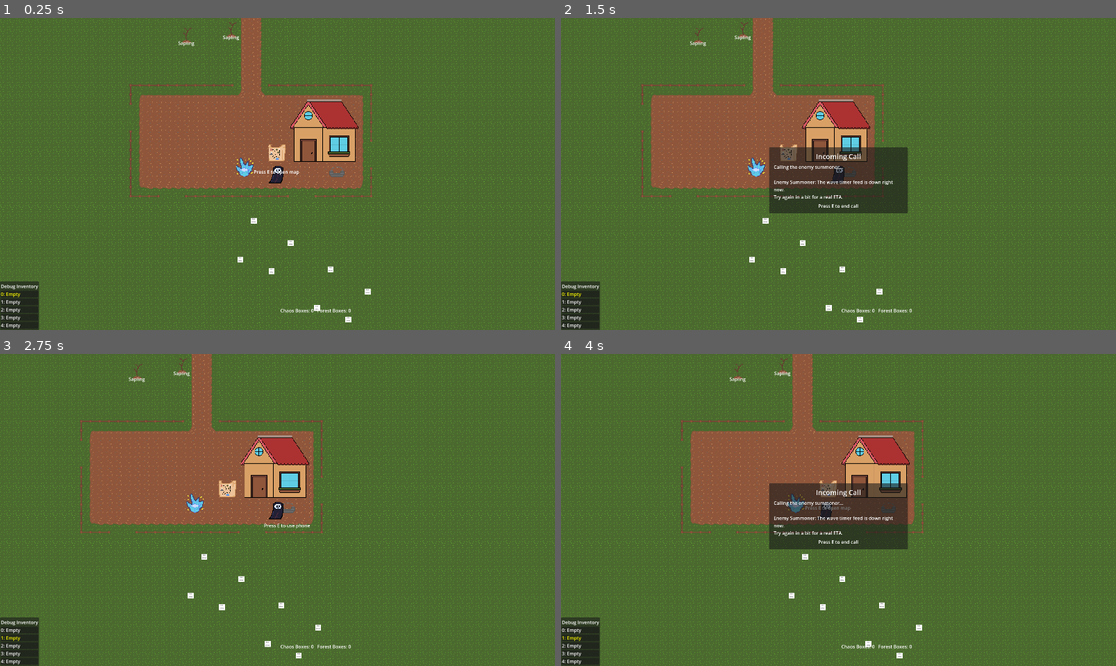
Above: before the commit, frames 1-4 (two rows, left to right).
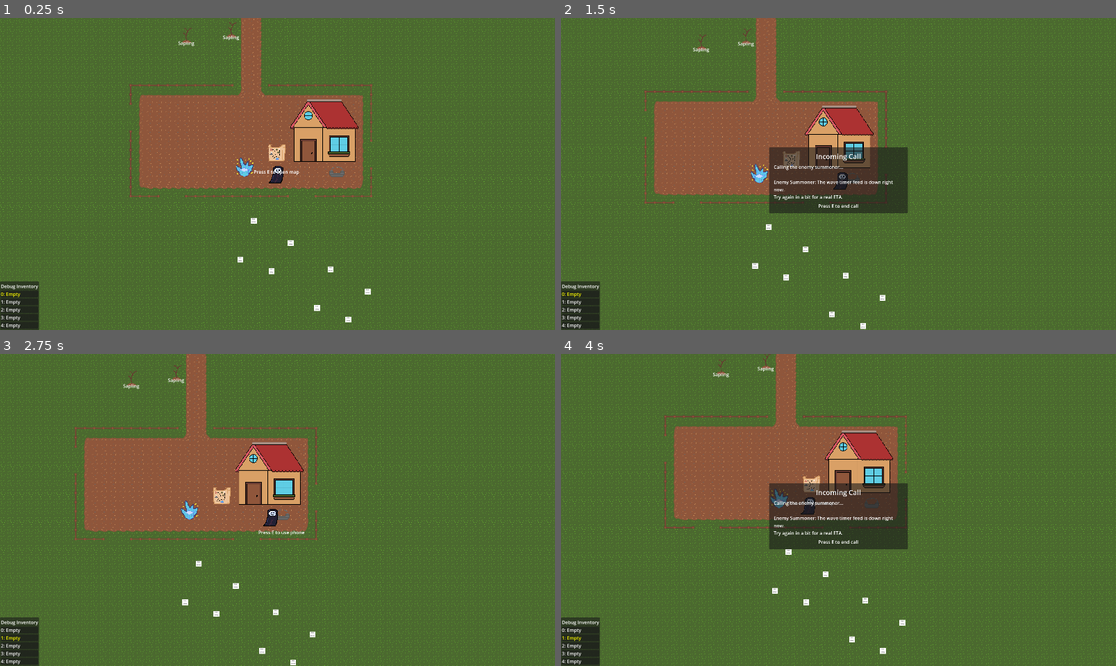
Above: after the commit, the same moments.

Repository: Uvecrep/Gamba
Game: Godot game, scene res://levels/main.tscn
Two runs of this game, one before a commit and one after it. Both use one fixed random seed, a clock stepped at 60 frames per second and the inputs below.
Inputs (mouse positions are in pixels of both pictures, inside the frame that each line leads up to):
- Up to frame 1 (0.25 s): no input
- Up to frame 2 (1.5 s): tap E (interact) at 0.5, 0.6, 1.25 s; move the mouse to (960, 158) at 0.52 s; hold D (right) 0.53-1.25 s; click (960, 158) at 0.67 s; drag from (838, 152) to (744, 27) at 1.27 s
- Up to frame 3 (2.75 s): tap E (interact) at 2 s; move the mouse to (333, 441) at 2.02 s; hold D (right) from 2.03 s (still down); tap Mouse wheel up (scroll_up) at 2.1 s; click (333, 441) at 2.17 s
- Up to frame 4 (4 s): release D (right) at 2.75 s; tap E (interact) at 2.75, 3.5, 3.6 s; drag from (810, 572) to (699, 369) at 2.77 s; move the mouse to (1005, 556) at 3.52 s; hold A (left) from 3.53 s (still down); click (1005, 556) at 3.67 s

The runs differ from the first frame. In frame 1, less than 0.1% of the frame differs, in the area x 50-64%, y 93-95%; in frame 2, 12%; in frame 3, 15%; in frame 4, 15%, in the area x 0-100%, y 0-100%.

Commit message:
Move globals around, add a little camera mouse movement

Diff:
--- a/entities/player/inventory/InventoryItemGlobals.gd
+++ /dev/null
@@ -1,11 +0,0 @@
-extends Node
-
-
-# Called when the node enters the scene tree for the first time.
-func _ready() -> void:
-	pass # Replace with function body.
-
-
-# Called every frame. 'delta' is the elapsed time since the previous frame.
-func _process(delta: float) -> void:
-	pass
--- a/entities/player/player.gd
+++ b/entities/player/player.gd
@@ -12,10 +12,6 @@
 @export var sapling_plant_range: float = 640.0
 @export var sapling_tree_scene: PackedScene = preload("res://entities/tree/tree.tscn")
 
-
-const PHYSICS_LAYER_WORLD: int = 1 << 0
-const PHYSICS_LAYER_PLAYER: int = 1 << 1
-
 @onready var camera: Camera2D = $Camera2D
 @onready var collision_shape_2d: CollisionShape2D = $CollisionShape2D
 
@@ -27,8 +23,8 @@
 
 func _ready() -> void:
 	motion_mode = CharacterBody2D.MOTION_MODE_FLOATING
-	collision_layer = PHYSICS_LAYER_PLAYER
-	collision_mask = PHYSICS_LAYER_WORLD
+	collision_layer = Const.COLLISION_LAYERS.PLAYER
+	collision_mask = Const.COLLISION_LAYERS.WORLD
 	add_to_group("players")
 	player_bounds_padding = _get_player_bounds_padding()
 	_configure_world_bounds()
@@ -55,6 +51,9 @@
 	if mouse_scroll_delta != 0:
 		inventory.selected_index = posmod(inventory.selected_index + mouse_scroll_delta,inventory.num_slots)
 		inventory.inventory_changed.emit()
+
+	var mouse_pos = get_viewport().get_mouse_position() - (get_viewport().get_visible_rect().size/2)
+	camera.offset = mouse_pos * .1 # this is goofy, should plug into a better feeling damp function
 
 func _handle_interaction_input() -> void:
 	var nearest_tree: Node = _find_nearest_harvestable_tree()
--- /dev/null
+++ b/globals/const.gd
@@ -0,0 +1,10 @@
+extends Node
+# autoload singleton to hold miscellaneous const values
+
+enum COLLISION_LAYERS {
+	WORLD = 1 << 0,
+	PLAYER = 1 << 1,
+	ENEMY = 1 << 2,
+	SUMMON = 1 << 3,
+	PICKUP = 1 << 4
+}
--- /dev/null
+++ b/globals/item_globals.gd
@@ -0,0 +1,10 @@
+extends Node
+# Autoload singleton class for item resource management
+
+# TODO This is not functional
+
+
+var item_paths: Array[String] = [
+	#"res://entities/lootbox/chaos_lootbox.tres",
+	#"res://entities/lootbox/forest_lootbox.tres",
+]
--- a/entities/lootbox/lootboxGlobals.gd
+++ b/globals/lootbox_globals.gd
@@ -1,5 +1,5 @@
 extends Node
-# Autoload class for accessing lootboxes
+# Autoload class for lootbox resource management
 
 var lootbox_paths: Array[String] = [
 	"res://entities/lootbox/chaos_lootbox.tres",
--- a/levels/main.tscn
+++ b/levels/main.tscn
@@ -50,6 +50,7 @@
 script = ExtResource("8_hud")
 
 [node name="LootboxCountLabel" type="Label" parent="UI" unique_id=213834753]
+visible = false
 offset_left = 970.0
 offset_top = 1001.0
 offset_right = 1087.0
@@ -58,6 +59,7 @@
 horizontal_alignment = 1
 
 [node name="LootboxPromptLabel" type="Label" parent="UI" unique_id=470985317]
+visible = false
 offset_left = 920.0
 offset_top = 1027.0
 offset_right = 1139.0
--- a/project.godot
+++ b/project.godot
@@ -18,6 +18,8 @@
 [autoload]
 
 LootboxGlobals="*uid://dxsypt4tjw8ks"
+ItemGlobals="*uid://bc05npn0mt456"
+Const="*uid://3wrj6qajgox6"
 
 [display]
 
Not shown, added: globals/const.gd.uid
Renamed: entities/player/inventory/InventoryItemGlobals.gd.uid -> globals/item_globals.gd.uid
Renamed: entities/lootbox/lootboxGlobals.gd.uid -> globals/lootbox_globals.gd.uid
